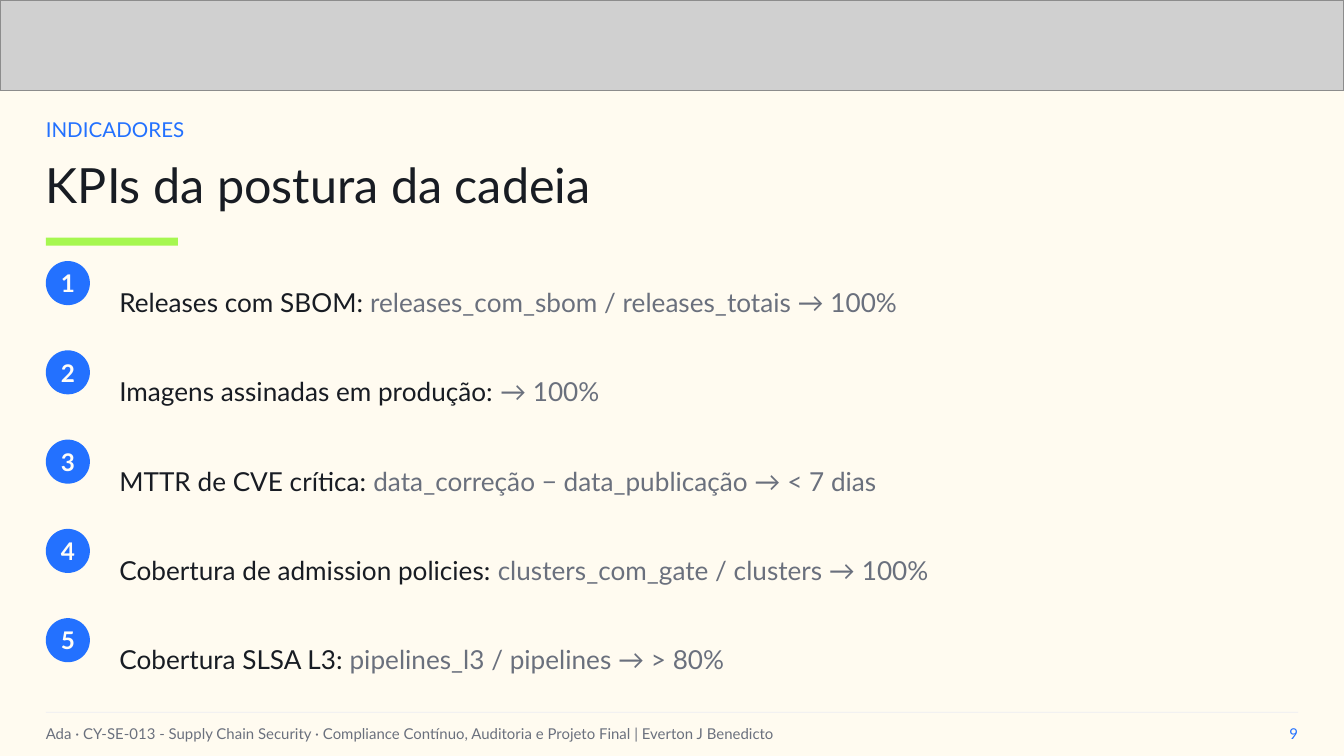
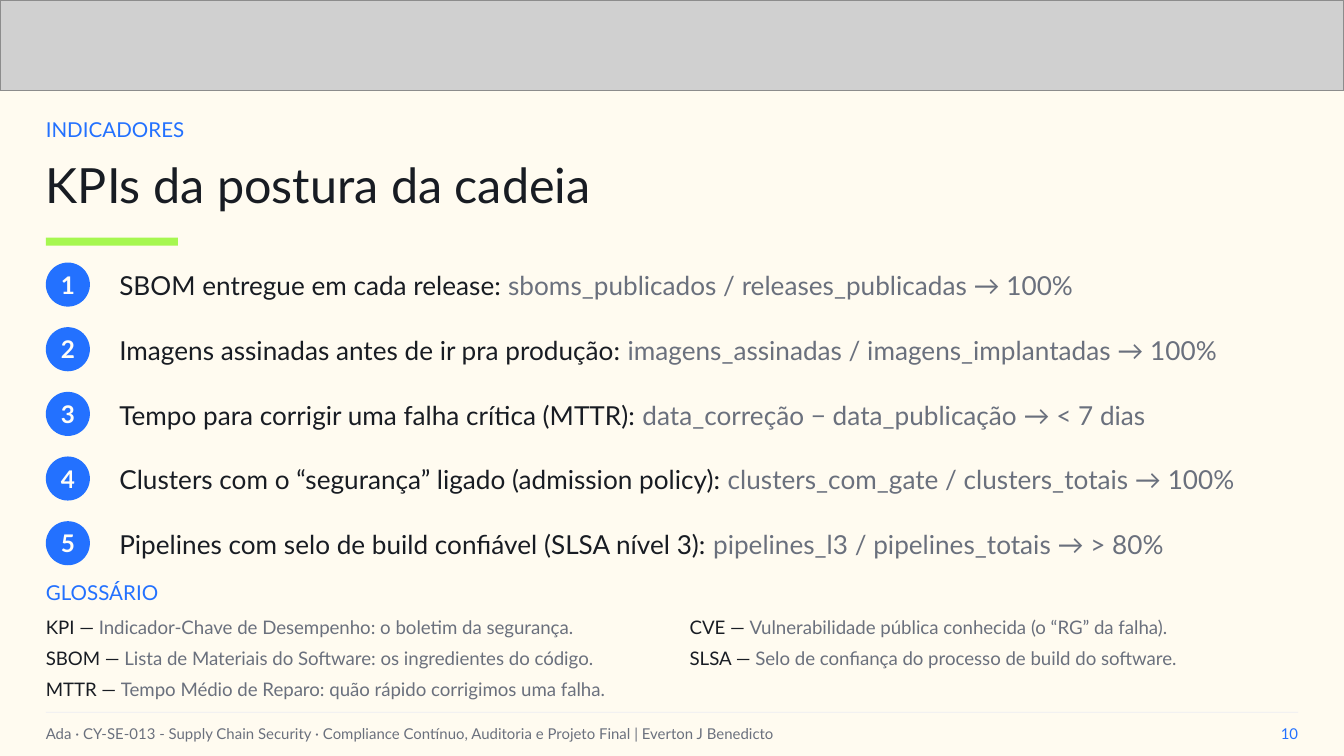
Before and after one commit to everton-dev/AdaTech.Aulas, a slide deck: slide 10 of CY-SE-013 - Supply Chain Security/slides/Aula_08_Compliance_Continuo_Auditoria_e_Projeto_Final.pptx (slide 9 before the commit). Drawn at 1344x756 pixels with LibreOffice and Linux fonts; fonts in the diff are those of the drawing; grey boxes stand for pictures. Boxes give left, top, right and bottom in pixels: in the first picture for what was removed or moved away, otherwise in the second. Text is boxed around its words. In the diff, an @@ line names an element or a change of style, - is before the commit and + after.

Commit message:
feat: enhance license policy and testing
- Updated license policy to differentiate OS packages from application dependencies.
- Added tests for ignoring OS packages and denying application packages incorrectly typed as libraries.
- Modified run scripts to generate JSON reports and optional HTML reports for vulnerability scans.
- Updated presentation slides for Aula 08.

```diff
--- a/CY-SE-013 - Supply Chain Security/slides/Aula_08_Compliance_Continuo_Auditoria_e_Projeto_Final.pptx
+++ b/CY-SE-013 - Supply Chain Security/slides/Aula_08_Compliance_Continuo_Auditoria_e_Projeto_Final.pptx
@@ text at [119,275,1072,300]: text changed @@
-Releases com SBOM: releases_com_sbom / releases_totais → 100%
+SBOM entregue em cada release: sboms_publicados / releases_publicadas → 100%
@@ text "2": place and size @@
-text "2" at [61,364,75,382]
+text "2" at [61,340,75,358]
@@ ellipse: place and size @@
-ellipse at [46,351,90,395]
+ellipse at [46,327,90,371]
@@ text at [119,340,1216,365]: text changed; text colour #181C23 to #6A707D @@
-Imagens assinadas em produção: → 100%
+Imagens assinadas antes de ir pra produção: imagens_assinadas / imagens_implantadas → 100%
@@ text "3": place and size @@
-text "3" at [61,453,75,471]
+text "3" at [61,405,75,423]
@@ ellipse: place and size @@
-ellipse at [46,439,90,484]
+ellipse at [46,392,90,437]
@@ text at [119,405,1145,429]: text changed; text colour #6A707D to #181C23 @@
-MTTR de CVE crítica: data_correção − data_publicação → < 7 dias
+Tempo para corrigir uma falha crítica (MTTR): data_correção − data_publicação → < 7 dias
@@ text "4": place and size @@
-text "4" at [61,542,75,560]
+text "4" at [61,470,75,488]
@@ ellipse: place and size @@
-ellipse at [46,530,90,574]
+ellipse at [46,457,90,501]
@@ text at [119,469,1234,494]: text changed; text colour #6A707D to #181C23 @@
-Cobertura de admission policies: clusters_com_gate / clusters → 100%
+Clusters com o “segurança” ligado (admission policy): clusters_com_gate / clusters_totais → 100%
@@ text "5": place and size @@
-text "5" at [61,631,75,649]
+text "5" at [61,534,75,552]
@@ ellipse: place and size @@
-ellipse at [46,618,90,663]
+ellipse at [46,521,90,566]
@@ text at [119,534,1163,559]: text changed; text colour #6A707D to #181C23 @@
-Cobertura SLSA L3: pipelines_l3 / pipelines → > 80%
+Pipelines com selo de build confiável (SLSA nível 3): pipelines_l3 / pipelines_totais → > 80%
@@ text added at [46,582,158,600], 11 pt, text #2371FF @@
+GLOSSÁRIO
@@ text added at [46,620,574,638], 10 pt, text #6A707D @@
+KPI — Indicador-Chave de Desempenho: o boletim da segurança.
@@ text added at [690,620,1167,637], 10 pt, text #6A707D @@
+CVE — Vulnerabilidade pública conhecida (o “RG” da falha).
@@ text added at [46,651,594,669], 10 pt, text #6A707D @@
+SBOM — Lista de Materiais do Software: os ingredientes do código.
@@ text added at [690,651,1176,669], 10 pt, text #6A707D @@
+SLSA — Selo de confiança do processo de build do software.
@@ text added at [46,682,605,700], 10 pt, text #6A707D @@
+MTTR — Tempo Médio de Reparo: quão rápido corrigimos uma falha.
@@ text at [1281,728,1298,739]: text changed @@
-9
+10
```
Also in this commit, not shown: 9 other slides changed, 1 slide added, 1 slide removed, 4 other files.
